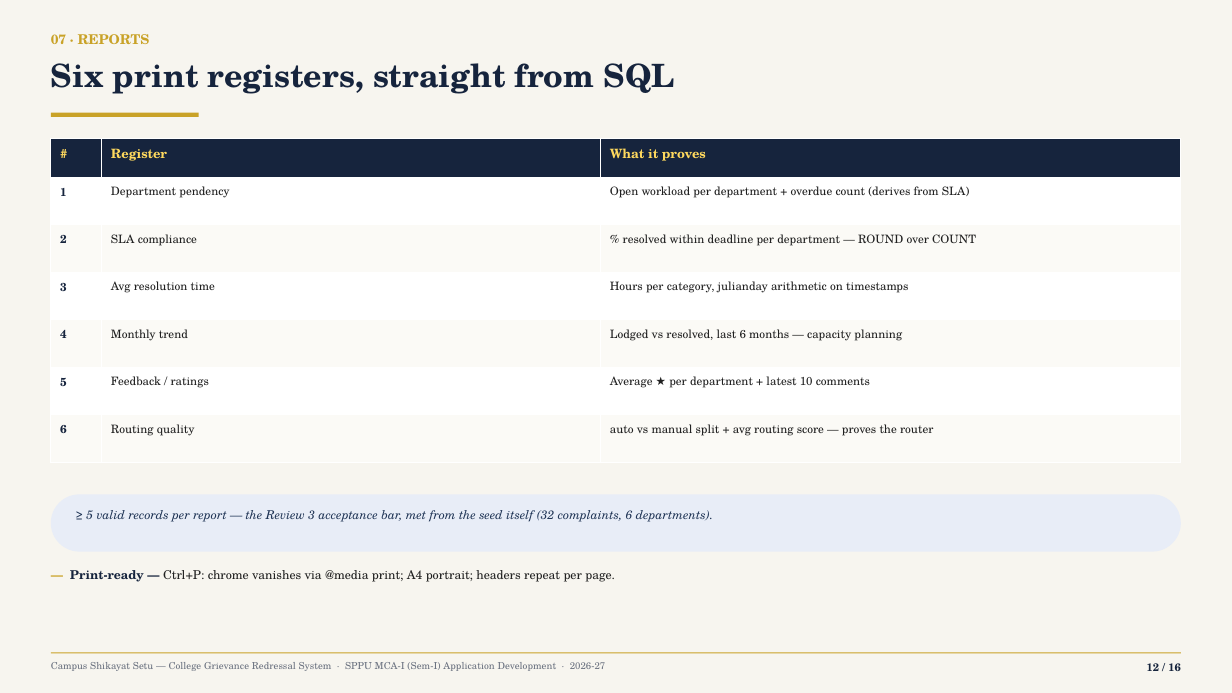
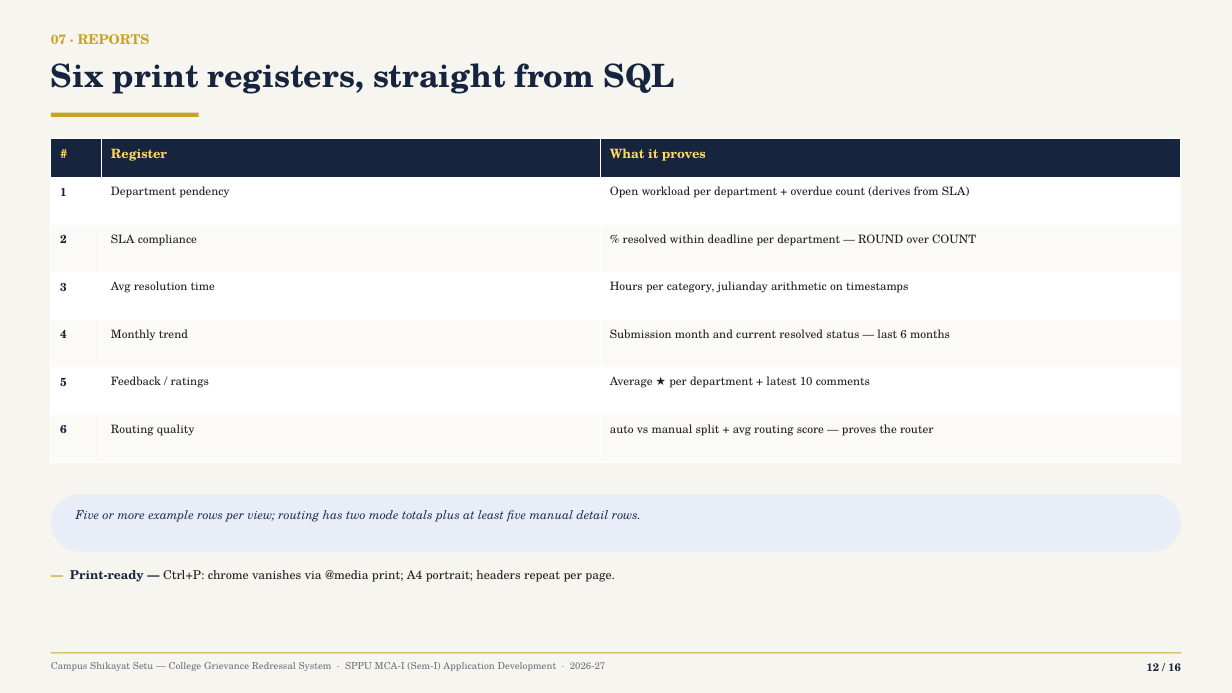
Before and after one commit to Yashwant-git392/Yashwant-git392, a slide deck: slide 12 of shikayat-setu/presentation/CampusShikayatSetu_MCA-Mini-Project_Review.pptx. Drawn at 1232x693 pixels with LibreOffice and Linux fonts; fonts in the diff are those of the drawing. Boxes give left, top, right and bottom in pixels: in the first picture for what was removed or moved away, otherwise in the second. Text is boxed around its words. In the diff, an @@ line names an element or a change of style, - is before the commit and + after.

```diff
--- a/shikayat-setu/presentation/CampusShikayatSetu_MCA-Mini-Project_Review.pptx
+++ b/shikayat-setu/presentation/CampusShikayatSetu_MCA-Mini-Project_Review.pptx
@@ table at (51,139,1181,463) @@
-row 5, column 3: Lodged vs resolved, last 6 months — capacity planning
+row 5, column 3: Submission month and current resolved status — last 6 months
@@ text at (76,510,641,522): text changed @@
-≥ 5 valid records per report — the Review 3 acceptance bar, met from the seed itself (32 complaints, 6 departments).
+Five or more example rows per view; routing has two mode totals plus at least five manual detail rows.
```
Also in this commit, not shown: 2 other slides changed, 26 other files.
